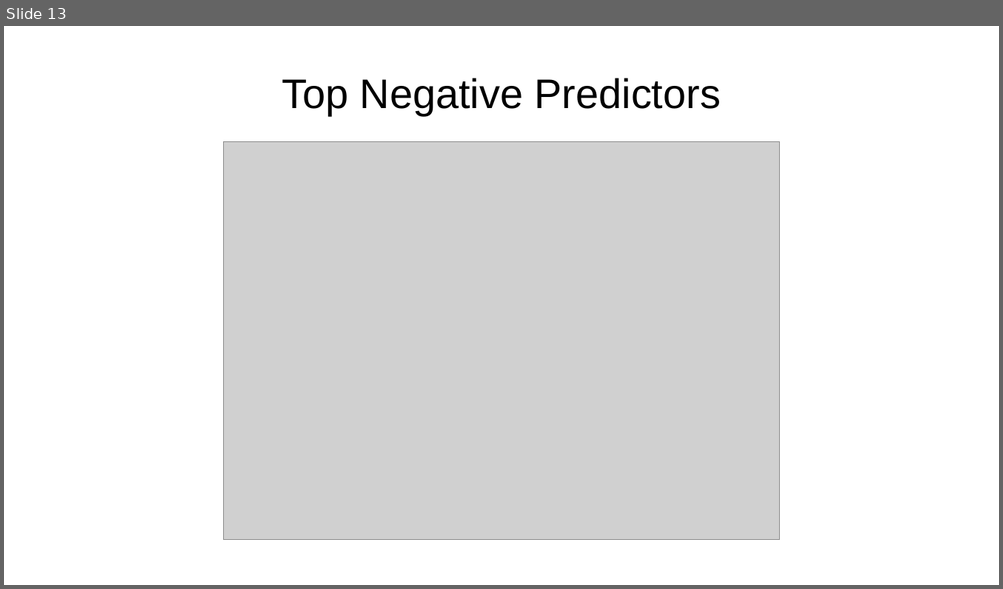
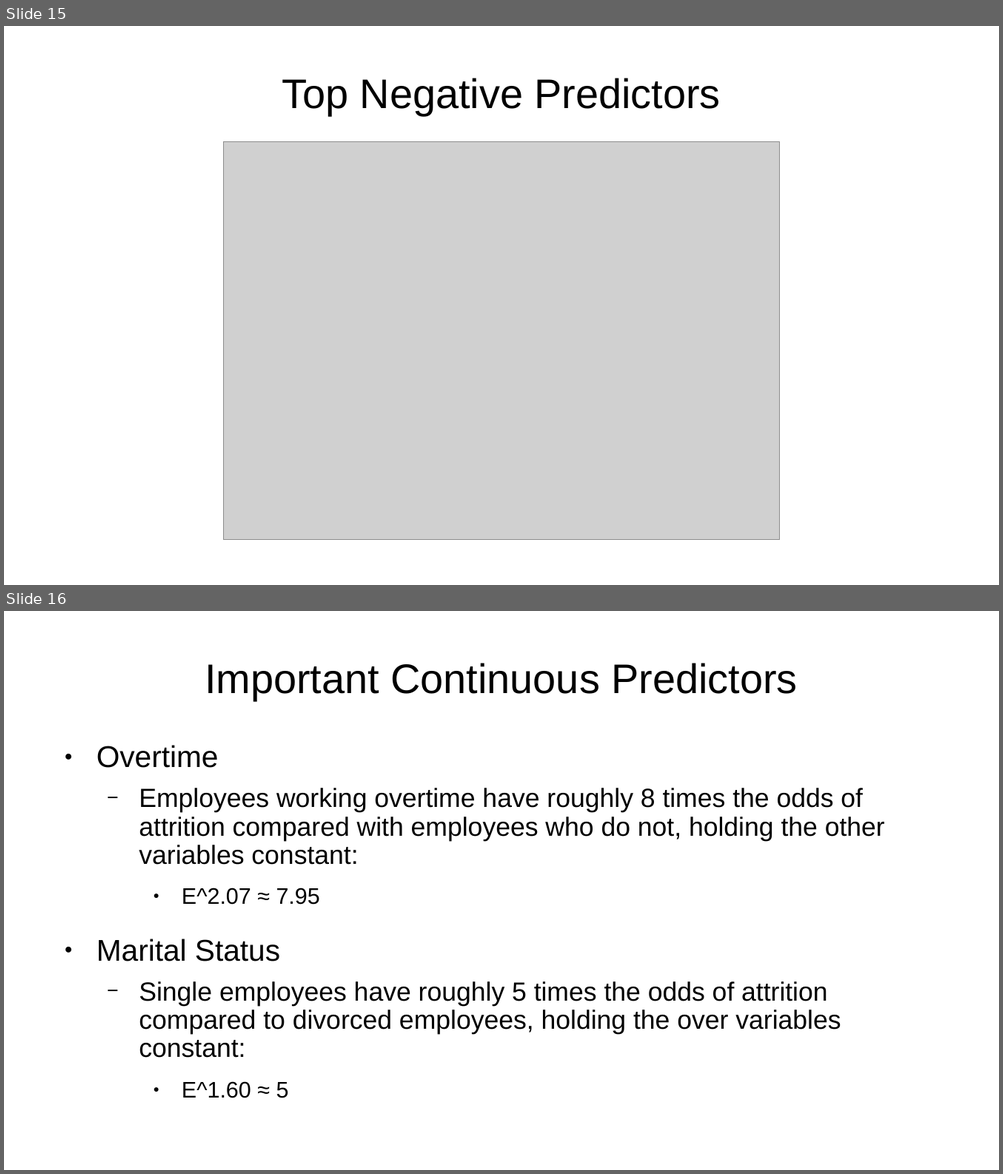
Before and after one commit to sbowler/project-one, a slide deck: presentations/project2_presentation.pptx. Shown one above the other, each under a label of ours: slide 13 before the commit, slides 15 and 16 after it. The pictures are 1003x589 and 1003x1174 pixels, drawn with LibreOffice and Linux fonts; fonts in the diff are those of the drawing; grey boxes stand for pictures; background and template pictures are left out. Boxes give left, top, right and bottom in pixels: in the first picture for what was removed or moved away, otherwise in the second. Text is boxed around its words. In the diff, an @@ line names an element or a change of style, - is before the commit and + after.

```diff
--- a/presentations/project2_presentation.pptx
+++ b/presentations/project2_presentation.pptx
@@ slide 16 added at [4,611,999,1170], background picture (left out) @@
@@ title added at [205,663,797,701], 33 pt, text #000000 @@
+Important Continuous Predictors
@@ text added at [96,745,885,1099], 21 pt, text #000000 @@
+● Overtime
+  − Employees working overtime have roughly 8 times the odds of attrition compared with employees who do not, holding the other variables constant:
+    ● E^2.07 ≈ 7.95
+● Marital Status
+  − Single employees have roughly 5 times the odds of attrition compared to divorced employees, holding the over variables constant:
+    ● E^1.60 ≈ 5
@@ what was slide 13 is now slide 15 @@
```
Also in this commit, not shown: 8 slides changed, 4 other slides added.
